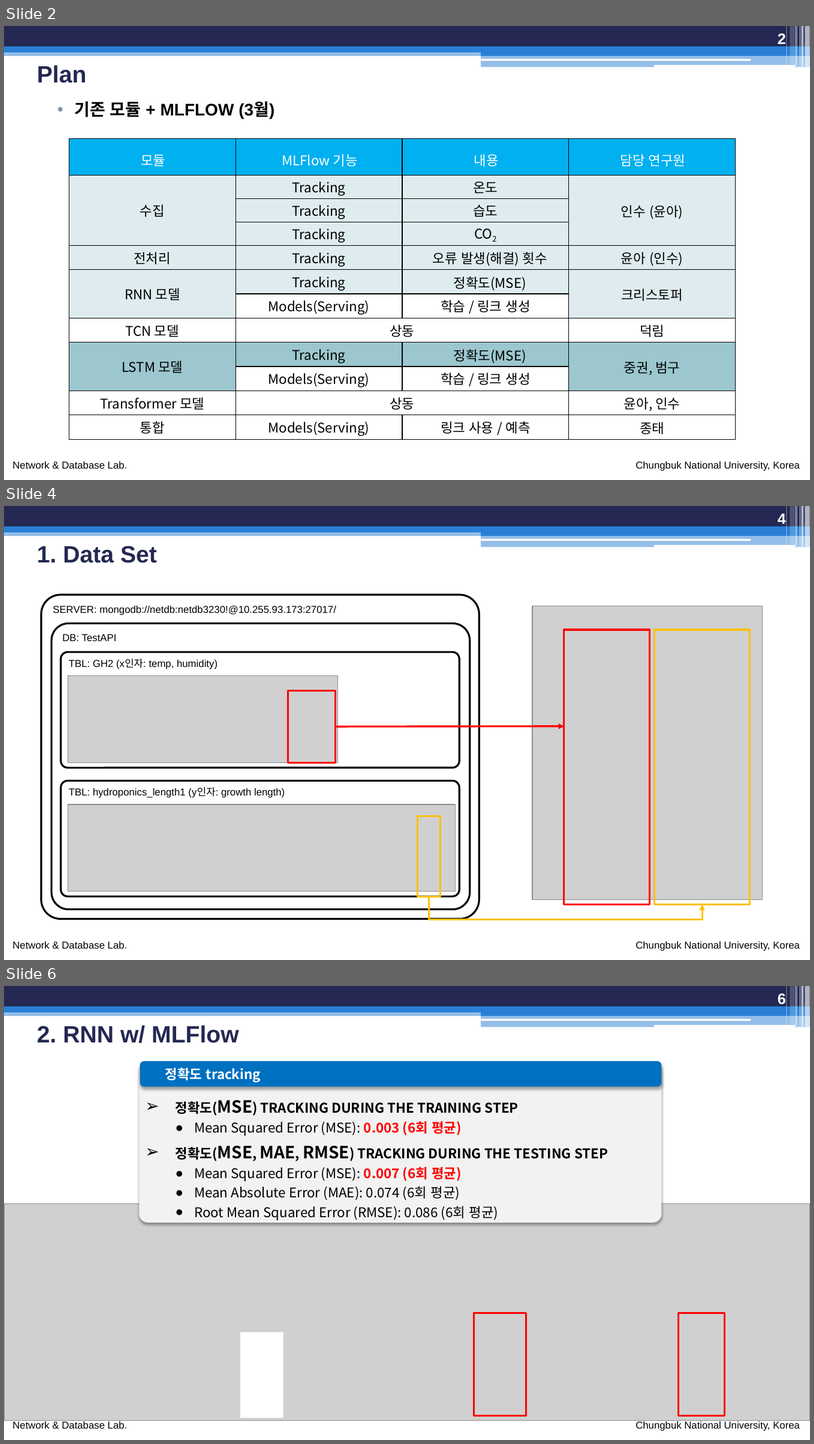
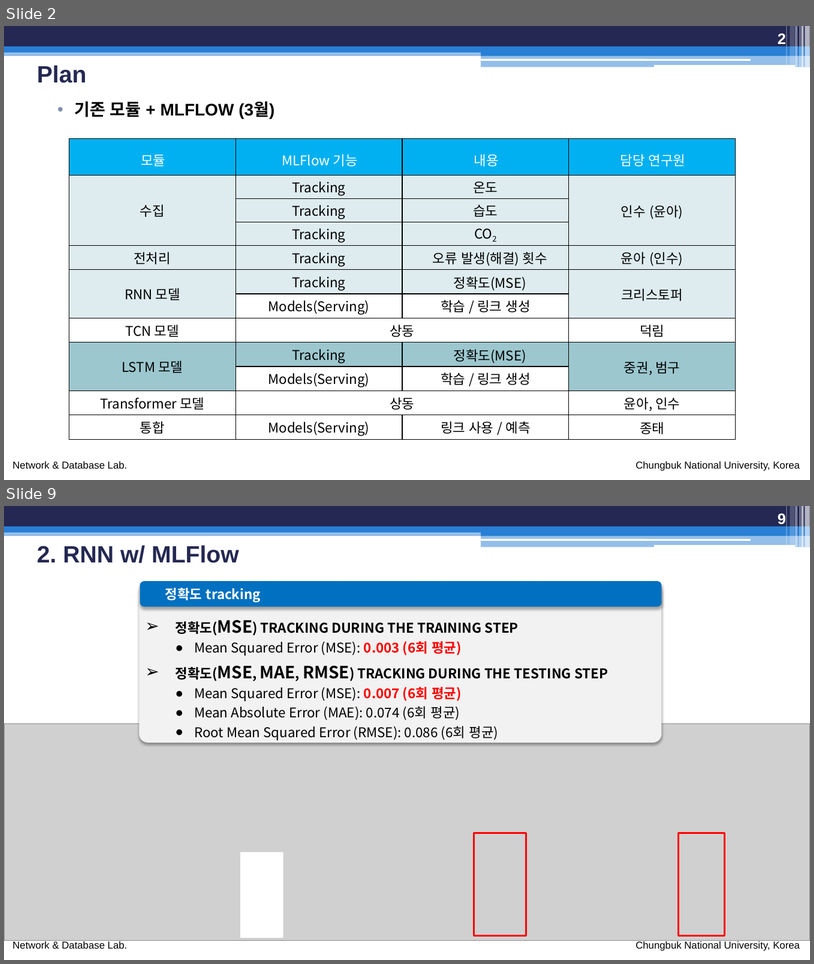
Before and after one commit to BruceJo/RDA_PJT, a slide deck: doc/240325_MLFlow를 활용한 LSTM Model_조중권.pptx. Shown one above the other, each under a label of ours: slides 2, 4 and 6 before the commit, slides 2 and 9 after it; the slides between them are not shown. The pictures are 814x1444 and 814x964 pixels, drawn with LibreOffice and Linux fonts; fonts in the diff are those of the drawing; grey boxes stand for pictures. Boxes give left, top, right and bottom in pixels: in the first picture for what was removed or moved away, otherwise in the second. Text is boxed around its words. In the diff, an @@ line names an element or a change of style, - is before the commit and + after.

```diff
--- a/doc/240325_MLFlow를 활용한 LSTM Model_조중권.pptx
+++ b/doc/240325_MLFlow를 활용한 LSTM Model_조중권.pptx
@@ slide 4 removed at <box>4,506,810,960</box>, background #FFFFFF; not listed: 15 template elements that a slide beside it also shows @@
@@ page number removed at <box>778,513,786,528</box> @@
-4
@@ title removed at <box>37,546,157,563</box> @@
-1. Data Set
@@ rounded rectangle removed at <box>42,595,479,919</box> @@
-SERVER: mongodb://netdb:netdb3230!@10.255.93.173:27017/
@@ picture removed at <box>533,606,763,899</box> @@
@@ rounded rectangle removed at <box>52,624,470,909</box> @@
-DB: TestAPI
@@ rectangle removed at <box>565,630,651,904</box> @@
@@ rectangle removed at <box>655,630,750,904</box> @@
@@ rounded rectangle removed at <box>61,652,459,768</box> @@
-TBL: GH2 (x인자: temp, humidity)
@@ picture removed at <box>68,676,338,762</box> @@
@@ rectangle removed at <box>288,691,336,762</box> @@
@@ arrow removed from (336, 726) to (565, 726) @@
@@ rounded rectangle removed at <box>61,781,459,896</box> @@
-TBL: hydroponics_length1 (y인자: growth length)
@@ picture removed at <box>68,804,456,891</box> @@
@@ rectangle removed at <box>418,816,441,896</box> @@
@@ elbow arrow removed from (429, 896) to (703, 904) @@
@@ what was slide 6 is now slide 9 @@
@@ page number at <box>778,512,786,528</box>: text changed @@
-6
+9
```
Also in this commit, not shown: 2 slides changed, 5 slides added, 54 other files.
